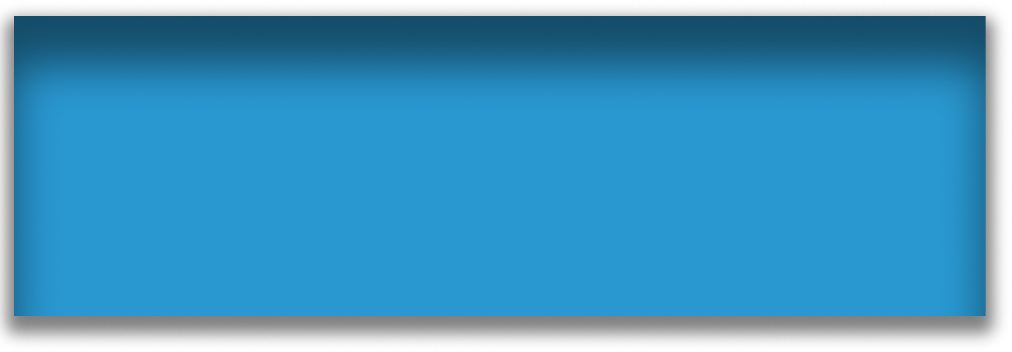
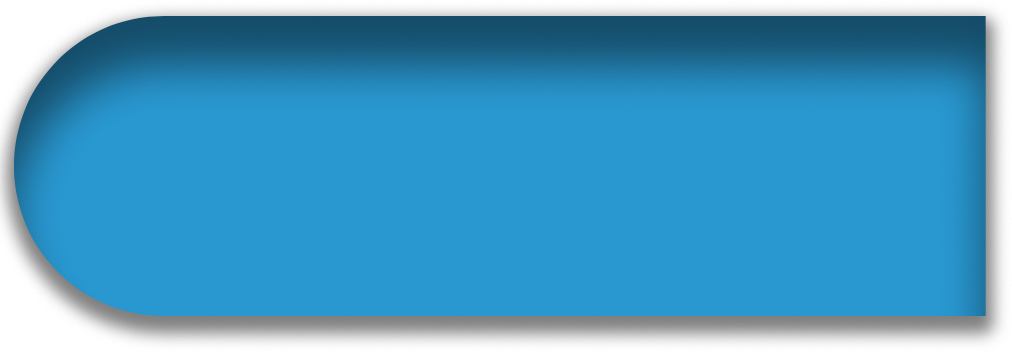
Layer changes from the first w=1012, h=352 image to the second:
pixels changed over [0,3,164,349] (layer not identified)
